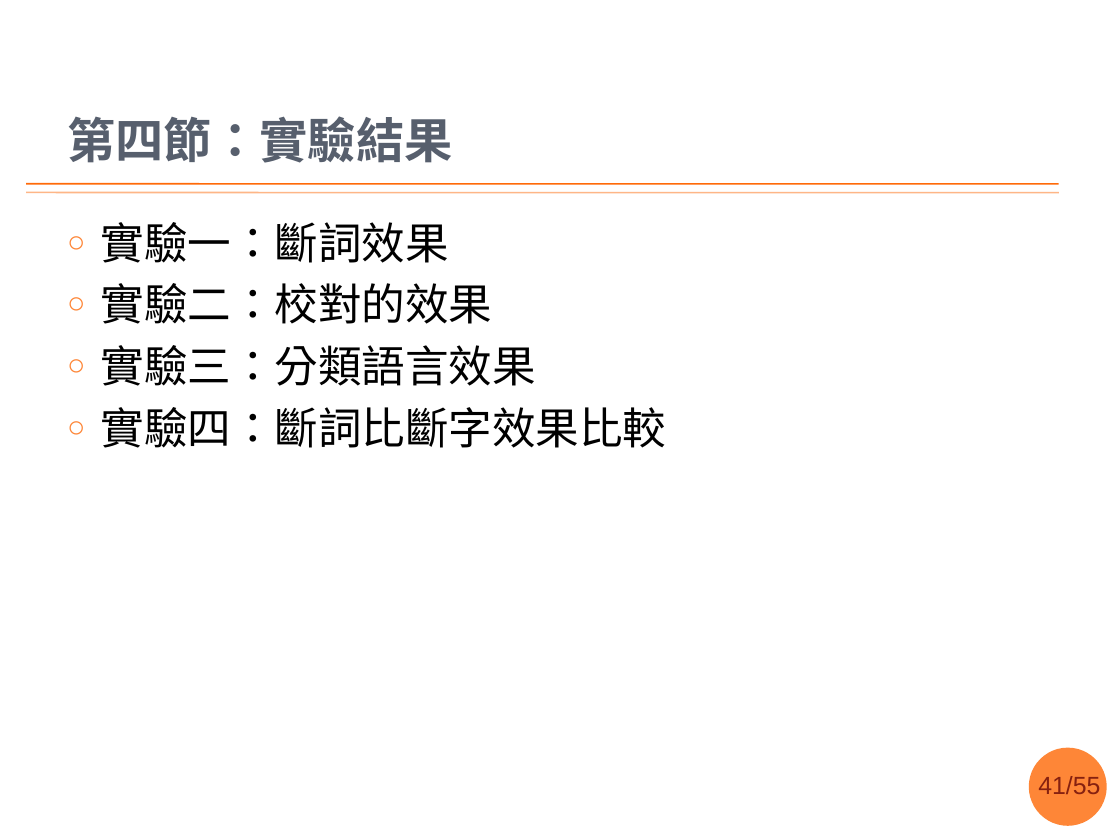
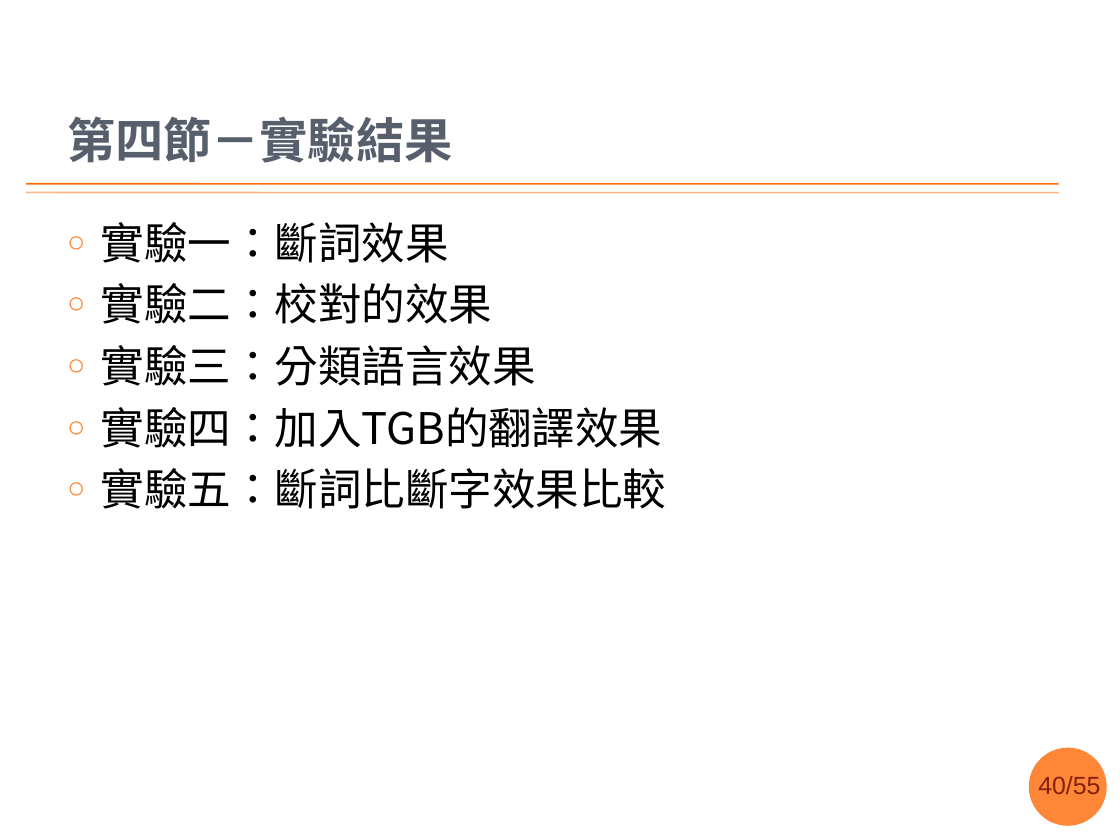
Before and after one commit to sih4sing5hong5/po3-ko3_tau5-iann2-phinn3, a slide deck: slide 40 of 翻譯報告.pptx (slide 41 before the commit). Drawn at 1120x840 pixels with LibreOffice and Linux fonts; fonts in the diff are those of the drawing; background and template pictures are left out. Boxes give left, top, right and bottom in pixels: in the first picture for what was removed or moved away, otherwise in the second. Text is boxed around its words. In the diff, an @@ line names an element or a change of style, - is before the commit and + after.

Commit message:
架構巡好矣，賰實驗佮文獻 丞宏

```diff
--- a/翻譯報告.pptx
+++ b/翻譯報告.pptx
@@ title at <box>67,116,453,163</box>: text changed @@
-第四節：實驗結果
+第四節－實驗結果
@@ text at <box>101,407,666,509</box>: text changed @@
-○ 實驗四：斷詞比斷字效果比較
+○ 實驗四：加入TGB的翻譯效果
+○ 實驗五：斷詞比斷字效果比較
@@ page number at <box>1038,776,1100,794</box>: text changed @@
-41/55
+40/55
```
Also in this commit, not shown: 9 other slides changed, 1 slide removed.
